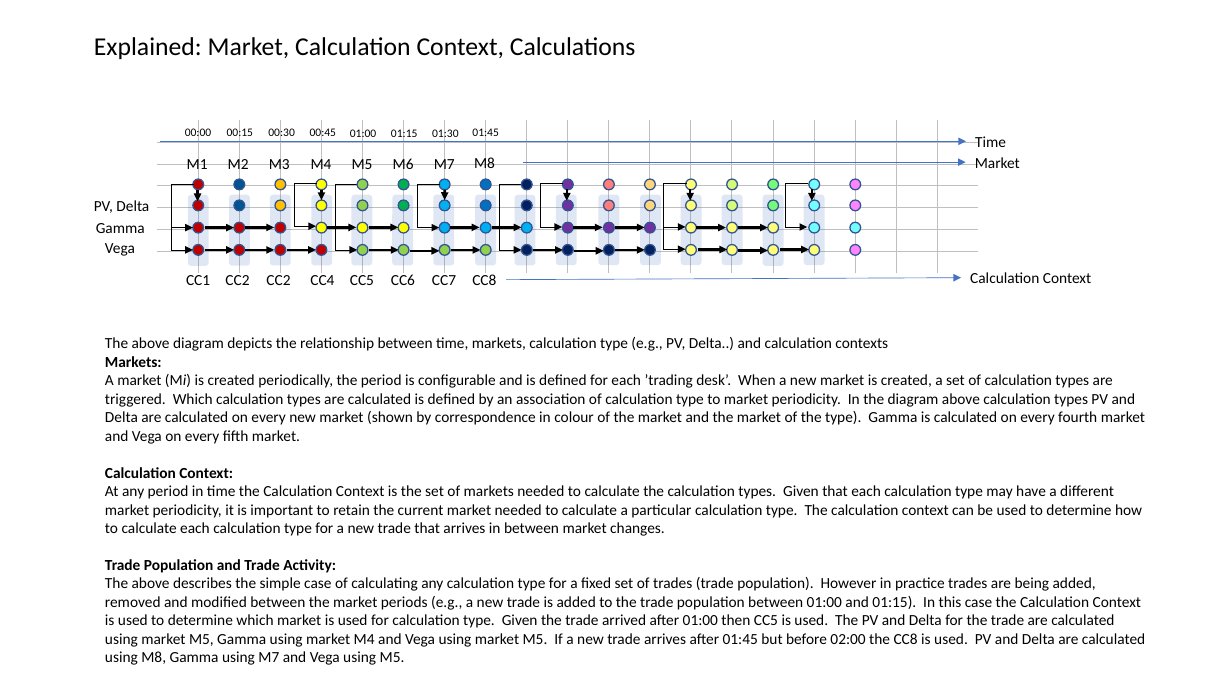
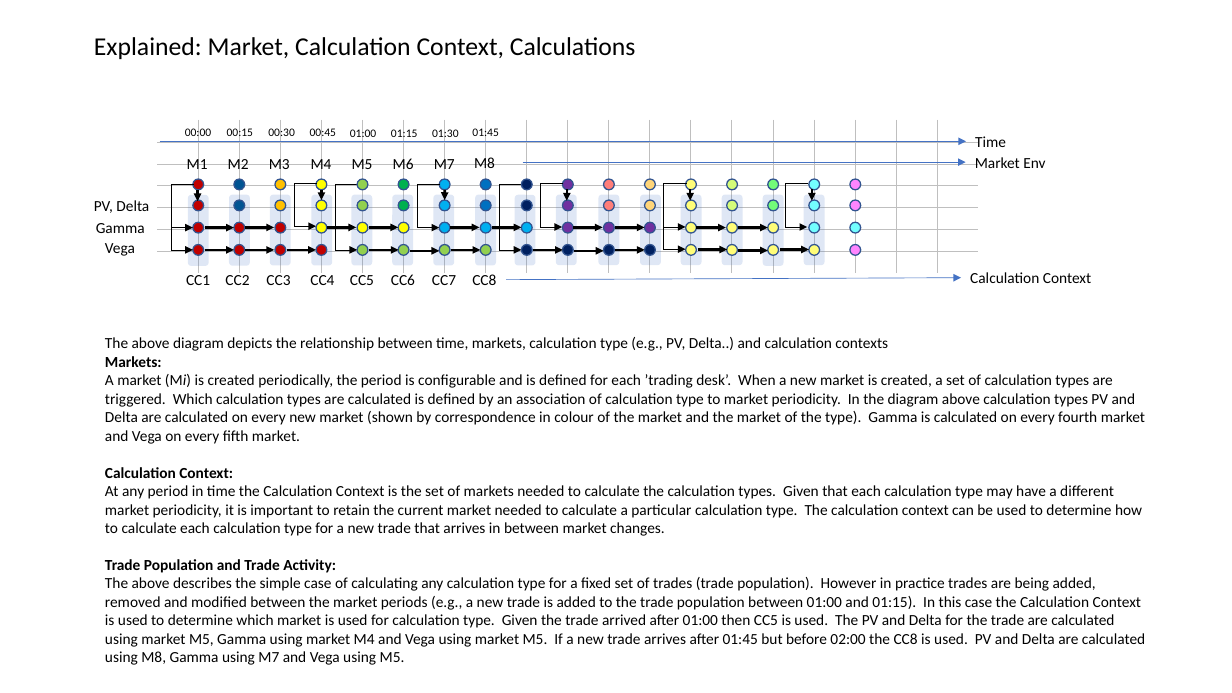
Before and after one commit to brownjasonj/com.reporting.mocks, a slide deck: slide 2 of Simluator Overview.pptx. Drawn at 1232x693 pixels with LibreOffice and Linux fonts; fonts in the diff are those of the drawing. Boxes give left, top, right and bottom in pixels: in the first picture for what was removed or moved away, otherwise in the second. Text is boxed around its words. In the diff, an @@ line names an element or a change of style, - is before the commit and + after.

```diff
--- a/Simluator Overview.pptx
+++ b/Simluator Overview.pptx
@@ text at (975, 157, 1045, 168): text changed @@
-Market
+Market Env
@@ text at (266, 272, 290, 285): text changed @@
-CC2
+CC3
```
Also in this commit, not shown: 48 other files.
